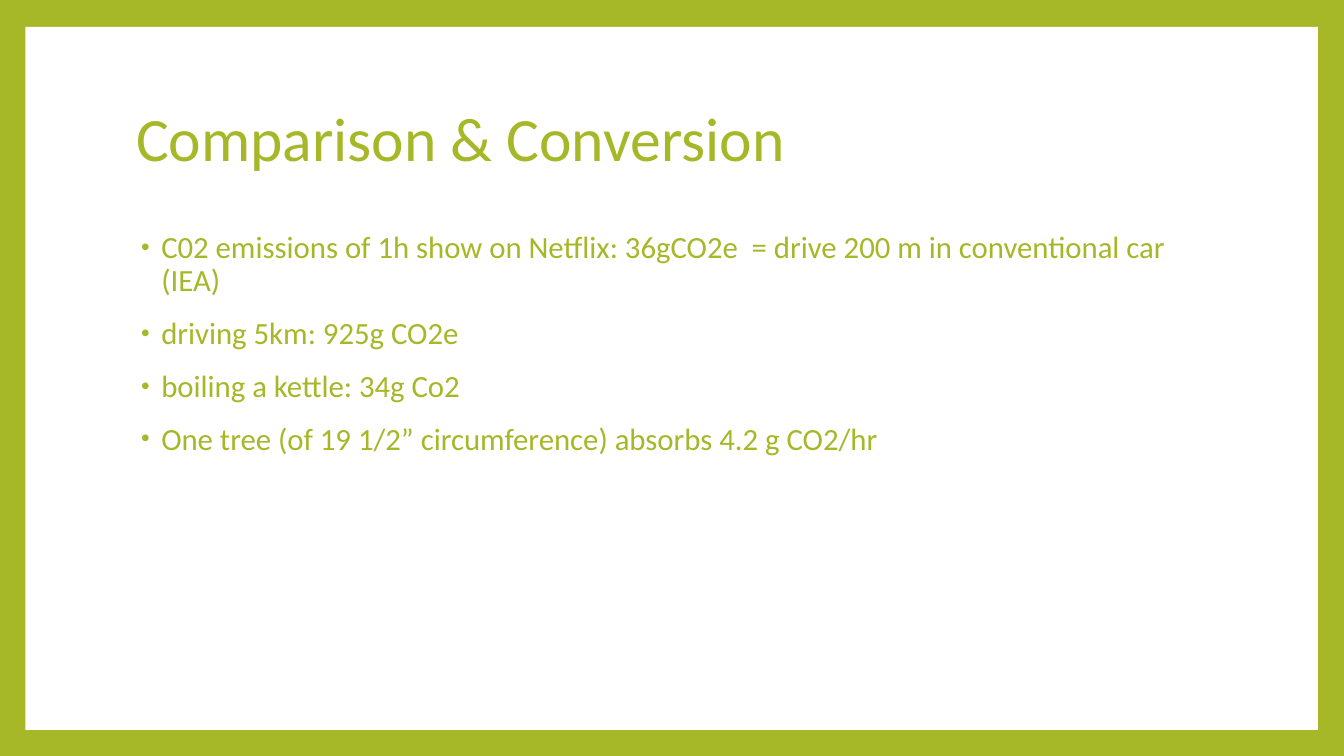
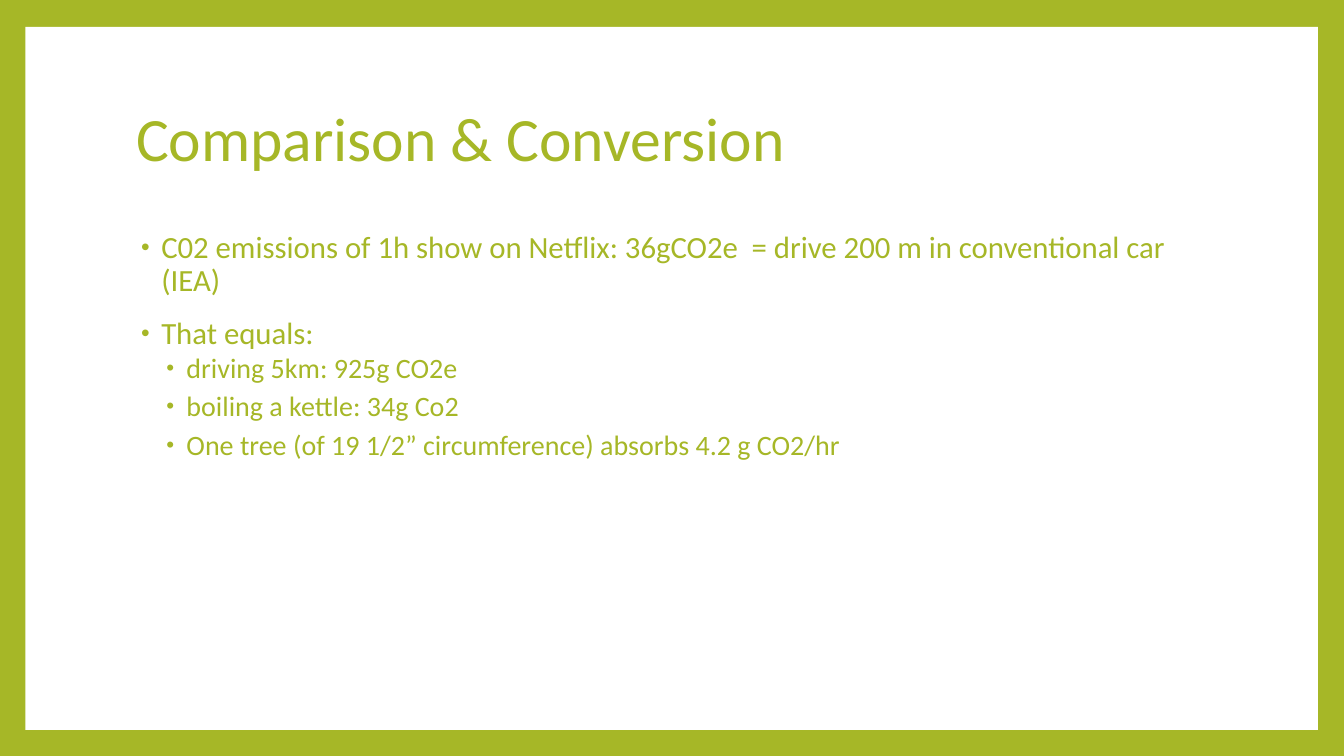
Before and after one commit to SamLee-dedeboy/GreenScreen, a slide deck: slide 4 of Green Screen.pptx. Drawn at 1344x756 pixels with LibreOffice and Linux fonts; fonts in the diff are those of the drawing. Boxes give left, top, right and bottom in pixels: in the first picture for what was removed or moved away, otherwise in the second. Text is boxed around its words. In the diff, an @@ line names an element or a change of style, - is before the commit and + after.

```diff
--- a/Green Screen.pptx
+++ b/Green Screen.pptx
@@ text at [161,322,314,349]: paragraph added @@
+• That equals:
@@ text at [186,358,840,460]: size 22 to 20 pt in "driving 5km: 925g CO2e", "boiling a kettle: 34g Co2", "One tree (of 19 1/2” circumference) absorbs ..."; list level 1 to 2 in "driving 5km: 925g CO2e"; list level 1 to 2 in "boiling a kettle: 34g Co2"; list level 1 to 2 in "One tree (of 19 1/2” ..." @@
```
Also in this commit, not shown: 4 other slides changed.
